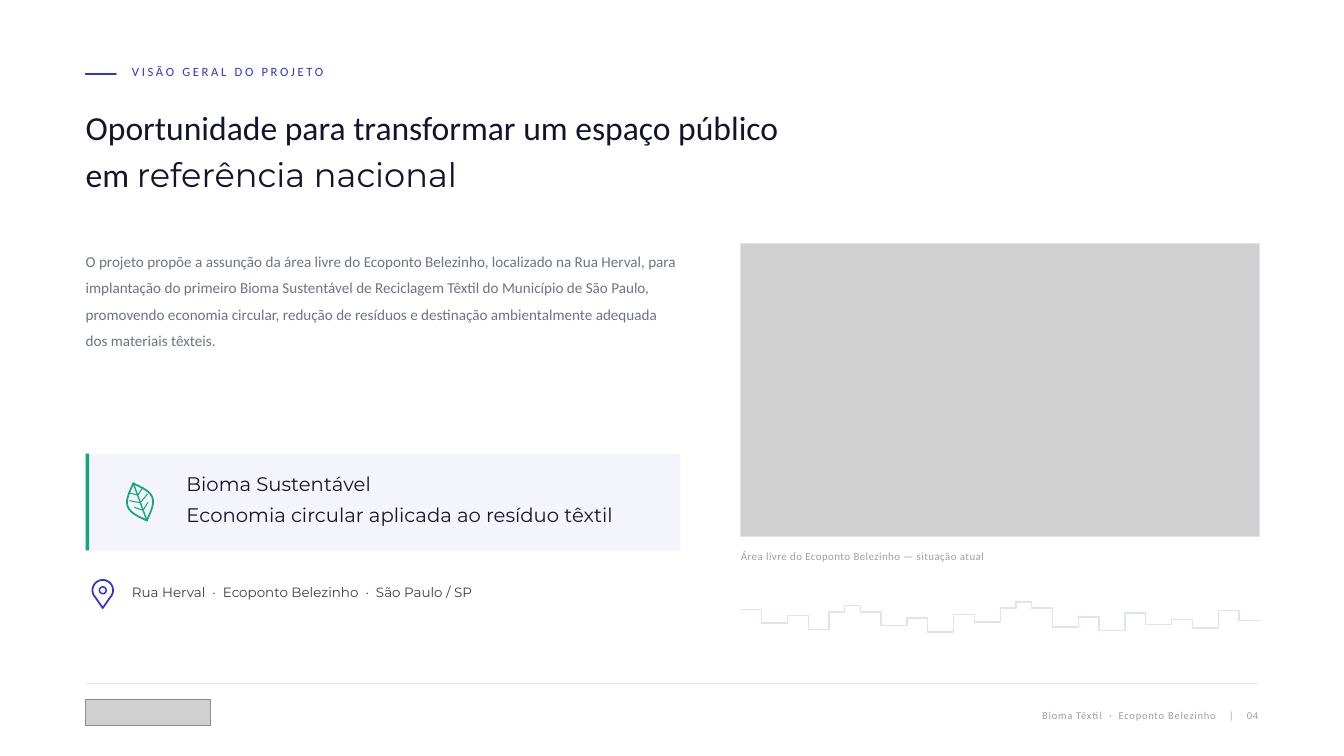
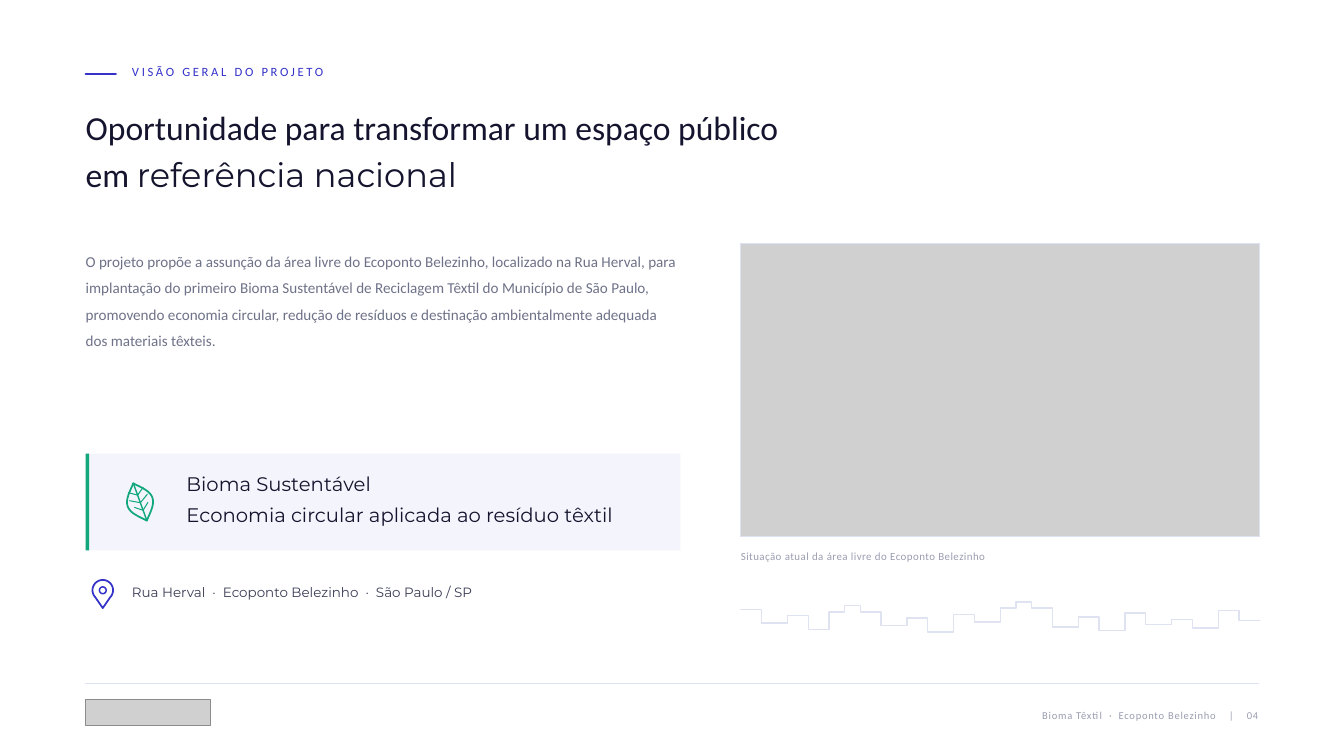
Before and after one commit to giovaniwawa789-beep/Kiro, a slide deck: slide 4 of apresentacoes/bioma_textil/Nunes_Lucato_Bioma_Textil_Ecoponto_Belezinho__Calibri.pptx. Drawn at 1344x756 pixels with LibreOffice and Linux fonts; fonts in the diff are those of the drawing; grey boxes stand for pictures. Boxes give left, top, right and bottom in pixels: in the first picture for what was removed or moved away, otherwise in the second. Text is boxed around its words. In the diff, an @@ line names an element or a change of style, - is before the commit and + after.

```diff
--- a/apresentacoes/bioma_textil/Nunes_Lucato_Bioma_Textil_Ecoponto_Belezinho__Calibri.pptx
+++ b/apresentacoes/bioma_textil/Nunes_Lucato_Bioma_Textil_Ecoponto_Belezinho__Calibri.pptx
@@ text at box(741, 552, 985, 562): text changed @@
-Área livre do Ecoponto Belezinho — situação atual
+Situação atual da área livre do Ecoponto Belezinho
```
Also in this commit, not shown: 5 other slides changed, 3 other files.
